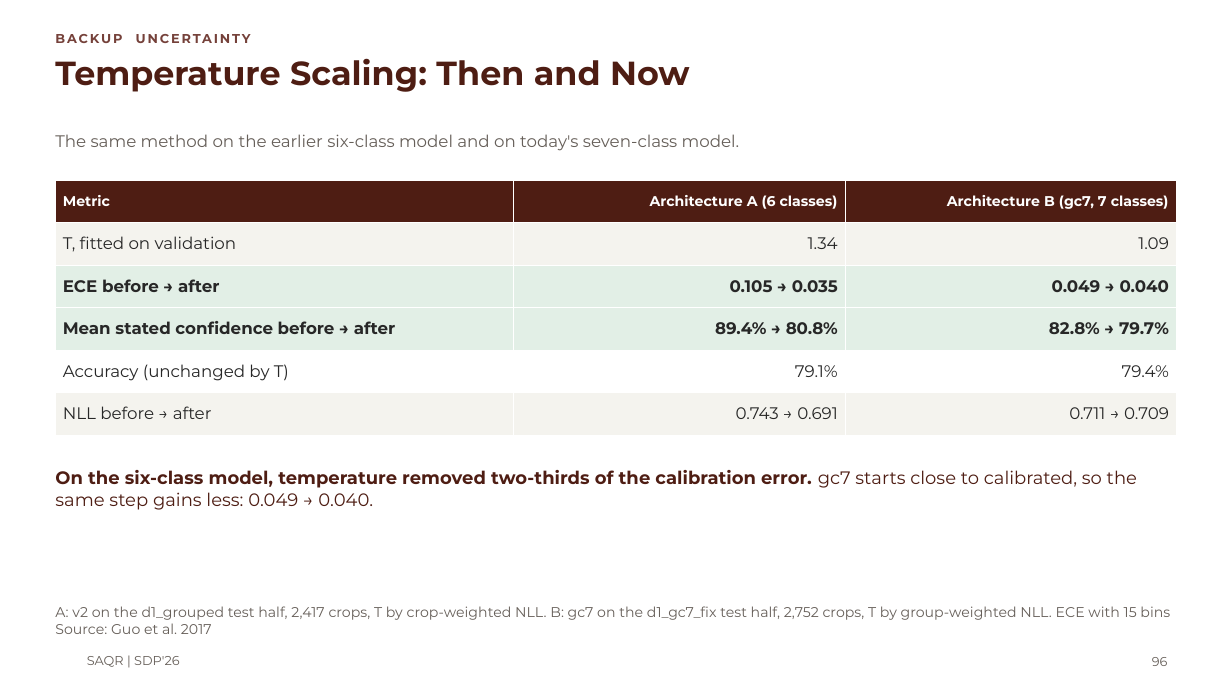
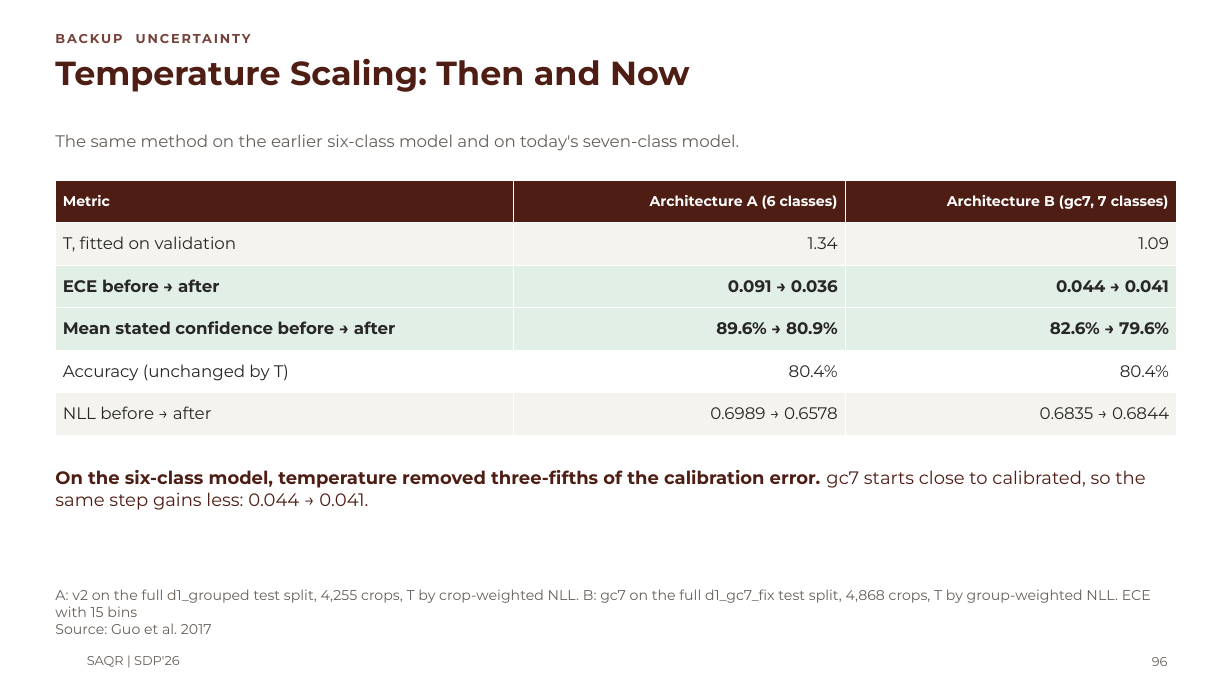
Before and after one commit to MASAR-AUS/SAQR, a slide deck: slide 96 of SAQR CMP490 Presentation.pptx. Drawn at 1232x693 pixels with LibreOffice and Linux fonts; fonts in the diff are those of the drawing; background and template pictures are left out. Boxes give left, top, right and bottom in pixels: in the first picture for what was removed or moved away, otherwise in the second. Text is boxed around its words. In the diff, an @@ line names an element or a change of style, - is before the commit and + after.

```diff
--- a/SAQR CMP490 Presentation.pptx
+++ b/SAQR CMP490 Presentation.pptx
@@ table at (55, 180, 1176, 435) @@
-row 3, column 2: 0.105 → 0.035
+row 3, column 2: 0.091 → 0.036
-row 3, column 3: 0.049 → 0.040
+row 3, column 3: 0.044 → 0.041
-row 4, column 2: 89.4% → 80.8%
+row 4, column 2: 89.6% → 80.9%
-row 4, column 3: 82.8% → 79.7%
+row 4, column 3: 82.6% → 79.6%
-row 5, column 2: 79.1%
+row 5, column 2: 80.4%
-row 5, column 3: 79.4%
+row 5, column 3: 80.4%
-row 6, column 2: 0.743 → 0.691
+row 6, column 2: 0.6989 → 0.6578
-row 6, column 3: 0.711 → 0.709
+row 6, column 3: 0.6835 → 0.6844
@@ text at (55, 470, 1145, 510): text changed @@
-On the six-class model, temperature removed two-thirds of the calibration error. gc7 starts close to calibrated, so the same step gains less: 0.049 → 0.040.
+On the six-class model, temperature removed three-fifths of the calibration error. gc7 starts close to calibrated, so the same step gains less: 0.044 → 0.041.
@@ text at (55, 589, 1151, 617): text changed @@
-A: v2 on the d1_grouped test half, 2,417 crops, T by crop-weighted NLL. B: gc7 on the d1_gc7_fix test half, 2,752 crops, T by group-weighted NLL. ECE with 15 bins
+A: v2 on the full d1_grouped test split, 4,255 crops, T by crop-weighted NLL. B: gc7 on the full d1_gc7_fix test split, 4,868 crops, T by group-weighted NLL. ECE with 15 bins
```
Also in this commit, not shown: 15 other slides changed, 3 other files.
